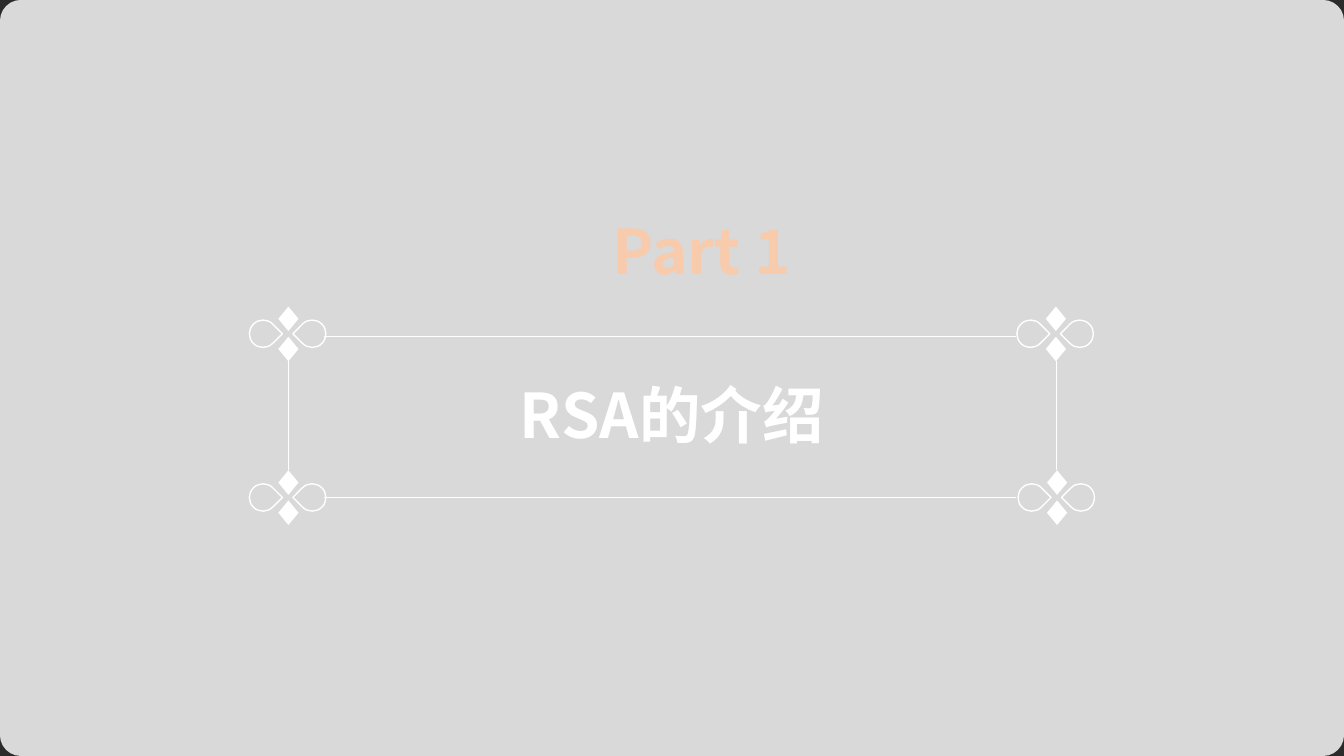
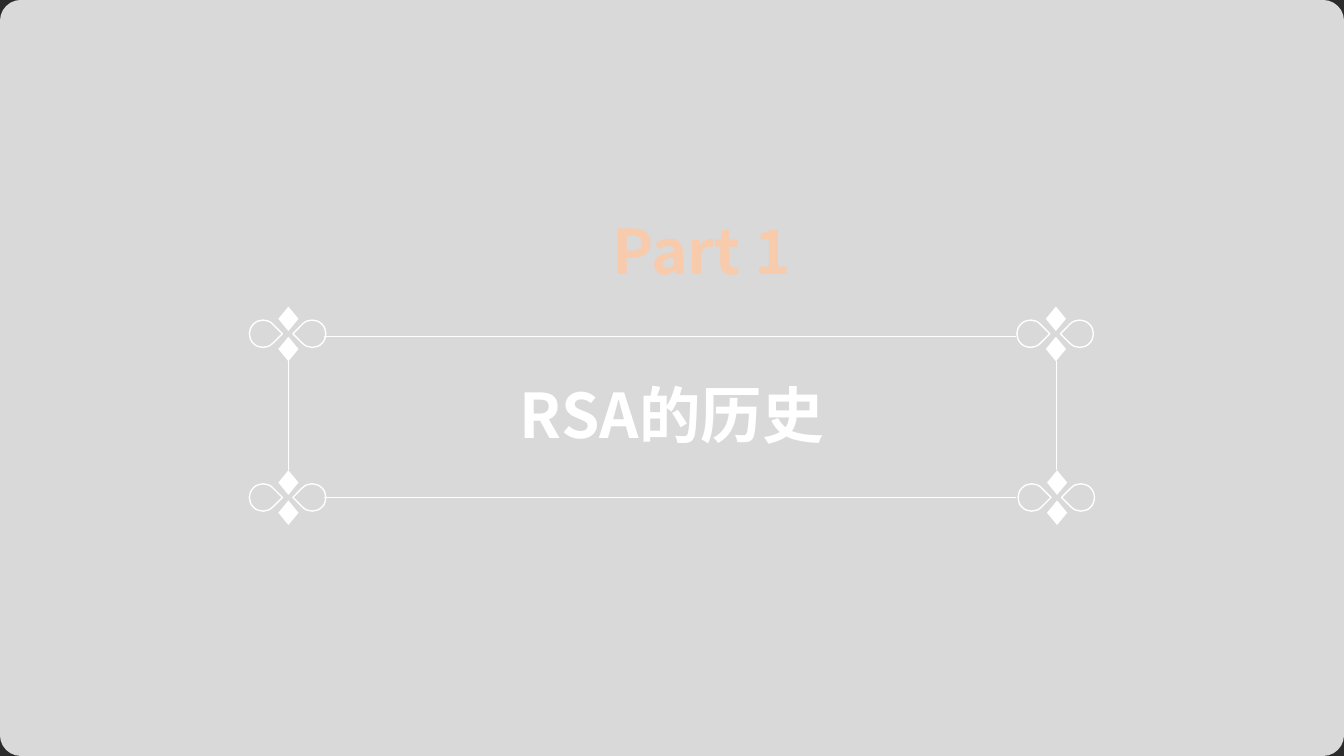
Before and after one commit to ToryXu0407/Project_yc, a slide deck: slide 3 of 翻转课堂/Rational software Architect.pptx. Drawn at 1344x756 pixels with LibreOffice and Linux fonts; fonts in the diff are those of the drawing; background and template pictures are left out; a plain dark background stands for a picture behind light text. Boxes give left, top, right and bottom in pixels: in the first picture for what was removed or moved away, otherwise in the second. Text is boxed around its words. In the diff, an @@ line names an element or a change of style, - is before the commit and + after.

```diff
--- a/翻转课堂/Rational software Architect.pptx
+++ b/翻转课堂/Rational software Architect.pptx
@@ text at (x1=520, y1=367, x2=824, y2=456): text changed @@
-RSA的介绍
+RSA的历史
```
Also in this commit, not shown: 8 other slides changed, 8 slides added, 3 slides removed.
